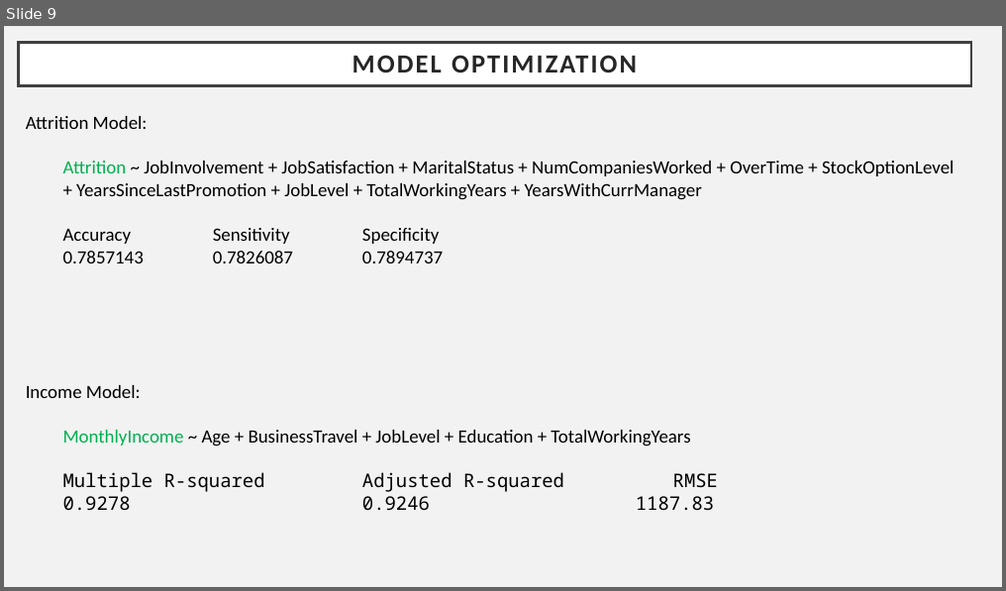
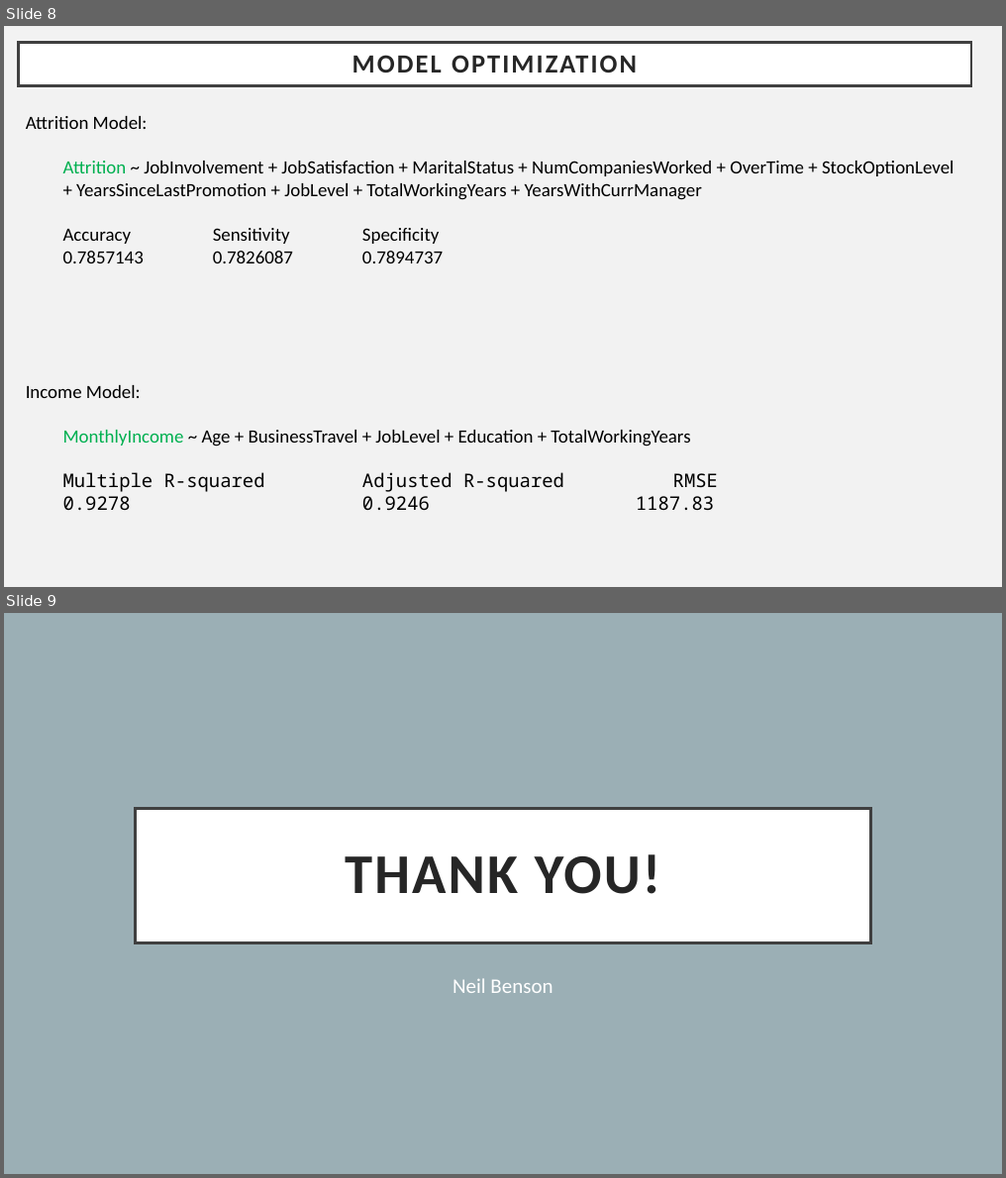
Before and after one commit to bensonnd/msds, a slide deck: ds6306/CaseStudy2DDS/presentation/Case Study 2 - Neil Benson.pptx. Shown one above the other, each under a label of ours: slide 9 before the commit, slides 8 and 9 after it. The pictures are 1006x591 and 1006x1178 pixels, drawn with LibreOffice and Linux fonts; fonts in the diff are those of the drawing. Boxes give left, top, right and bottom in pixels: in the first picture for what was removed or moved away, otherwise in the second. Text is boxed around its words. In the diff, an @@ line names an element or a change of style, - is before the commit and + after.

```diff
--- a/ds6306/CaseStudy2DDS/presentation/Case Study 2 - Neil Benson.pptx
+++ b/ds6306/CaseStudy2DDS/presentation/Case Study 2 - Neil Benson.pptx
@@ slide 9 added at (4,613,1002,1174), background #9BAFB5 @@
@@ title added at (135,808,871,943), fill #FFFFFF, outline #404040 3 pt, 54 pt, text #262626, bold @@
+THANK YOU!
@@ subtitle added at (452,978,552,993), 20 pt, text #FFFFFF @@
+Neil Benson
@@ what was slide 9 is now slide 8 @@
```
Also in this commit, not shown: 4 slides changed, 1 slide removed, 13 other files.
